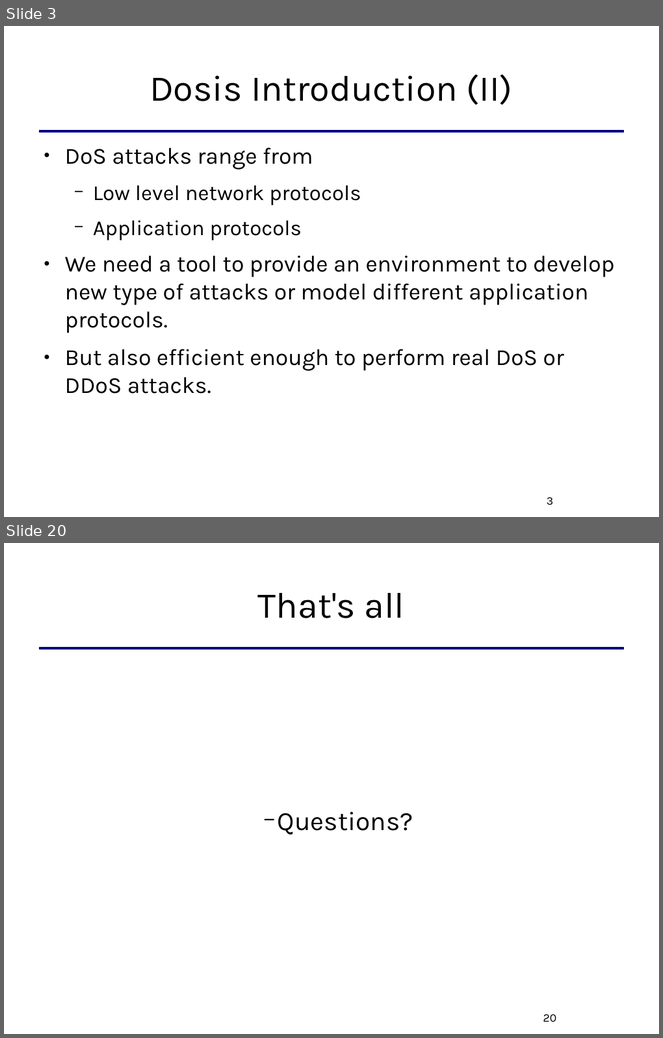
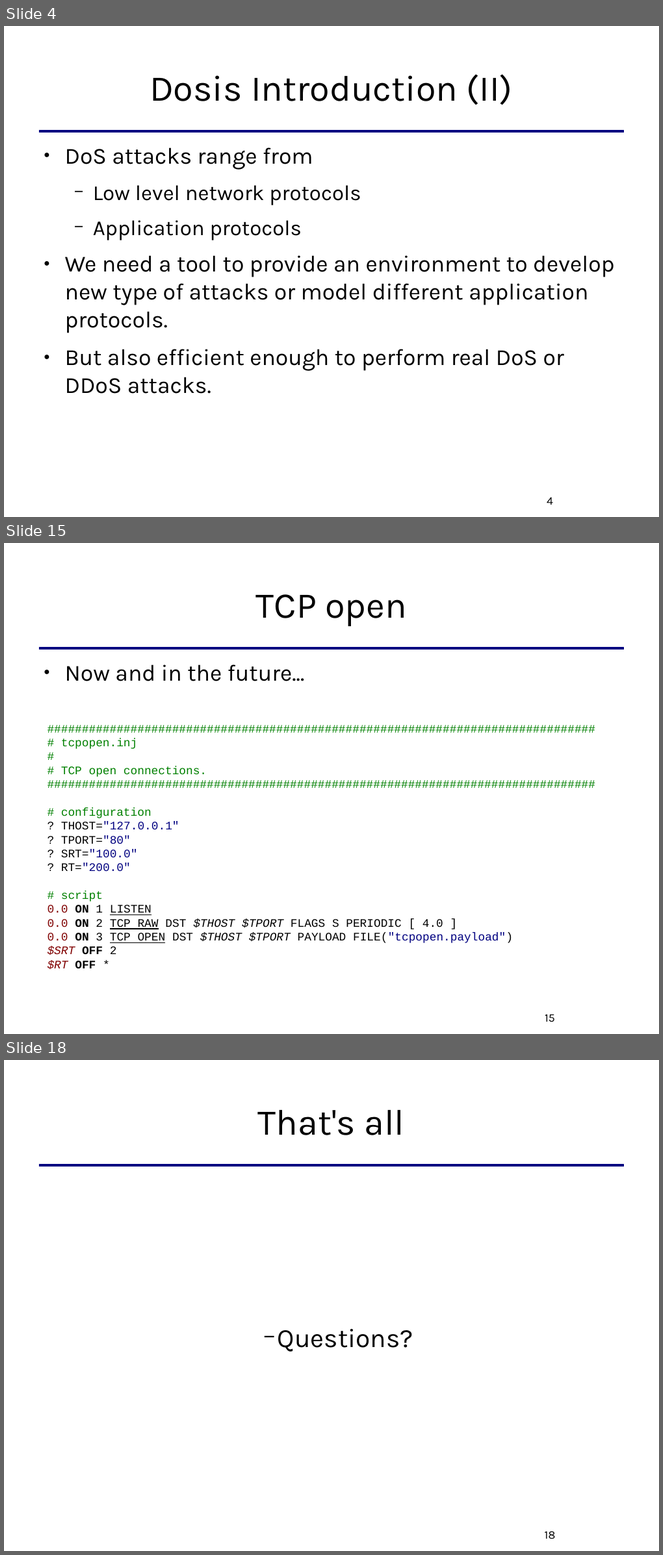
Before and after one commit to killabytenow/dosis, a slide deck: doc/Dosis-SCG-2009.odp. Shown one above the other, each under a label of ours: slides 3 and 20 before the commit, slides 4, 15 and 18 after it; the slides between them are not shown. The pictures are 663x1038 and 663x1555 pixels, drawn with LibreOffice and Linux fonts; fonts in the diff are those of the drawing. Boxes give left, top, right and bottom in pixels: in the first picture for what was removed or moved away, otherwise in the second. Text is boxed around its words. In the diff, an @@ line names an element or a change of style, - is before the commit and + after.

```diff
--- a/doc/Dosis-SCG-2009.odp
+++ b/doc/Dosis-SCG-2009.odp
@@ slide 15 added at [4, 543, 659, 1034], background #FFFFFF; not listed: 1 template element that a slide beside it also shows @@
@@ title added at [256, 594, 407, 626], 44 pt, text #000000 @@
+TCP open
@@ text added at [65, 665, 305, 681], 28 pt, text #000000 @@
+● Now and in the future...
@@ text added at [48, 739, 513, 970], 14 pt, text #008000 @@
+###############################################################################
+# tcpopen.inj
+#
+# TCP open connections.
+###############################################################################
+# configuration
+? THOST="127.0.0.1"
+? TPORT="80"
+? SRT="100.0"
+? RT="200.0"
+# script
+0.0 ON 1 LISTEN
+0.0 ON 2 TCP RAW DST $THOST $TPORT FLAGS S PERIODIC [ 4.0 ]
+0.0 ON 3 TCP OPEN DST $THOST $TPORT PAYLOAD FILE("tcpopen.payload")
+$SRT OFF 2
+$RT OFF *
@@ page number added at [545, 1014, 555, 1023], 14 pt, text #000000 @@
+15
@@ what was slide 3 is now slide 4 @@
@@ page number at [547, 497, 553, 505]: text changed @@
-3
+4
@@ what was slide 20 is now slide 18 @@
@@ page number at [545, 1531, 556, 1539]: text changed @@
-20
+18
```
Also in this commit, not shown: 2 slides changed, 11 other slides added, 14 slides removed.
